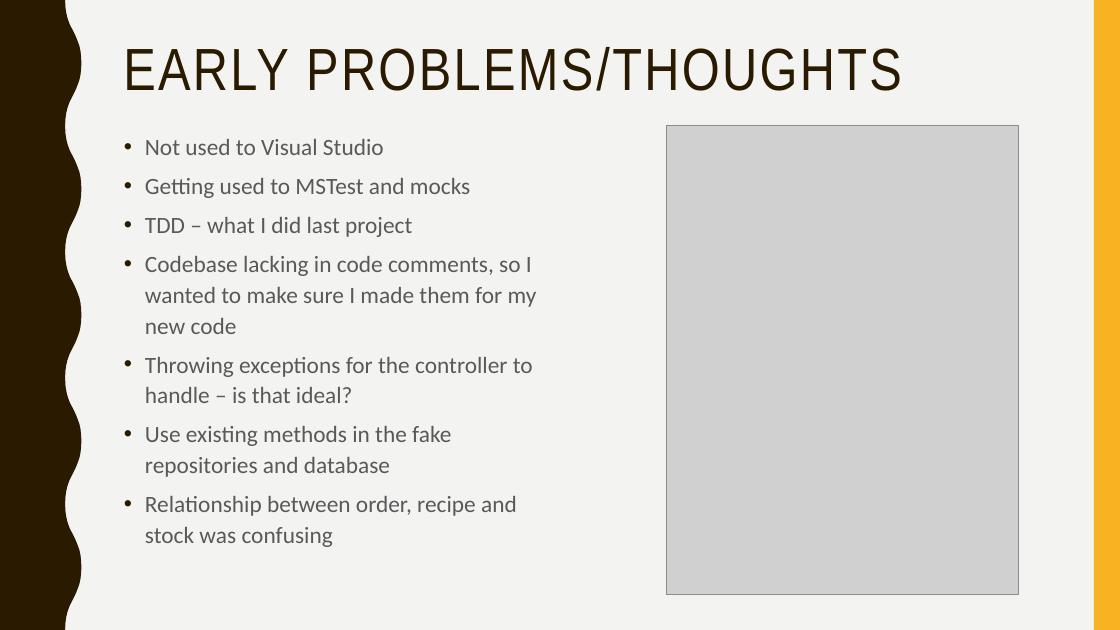
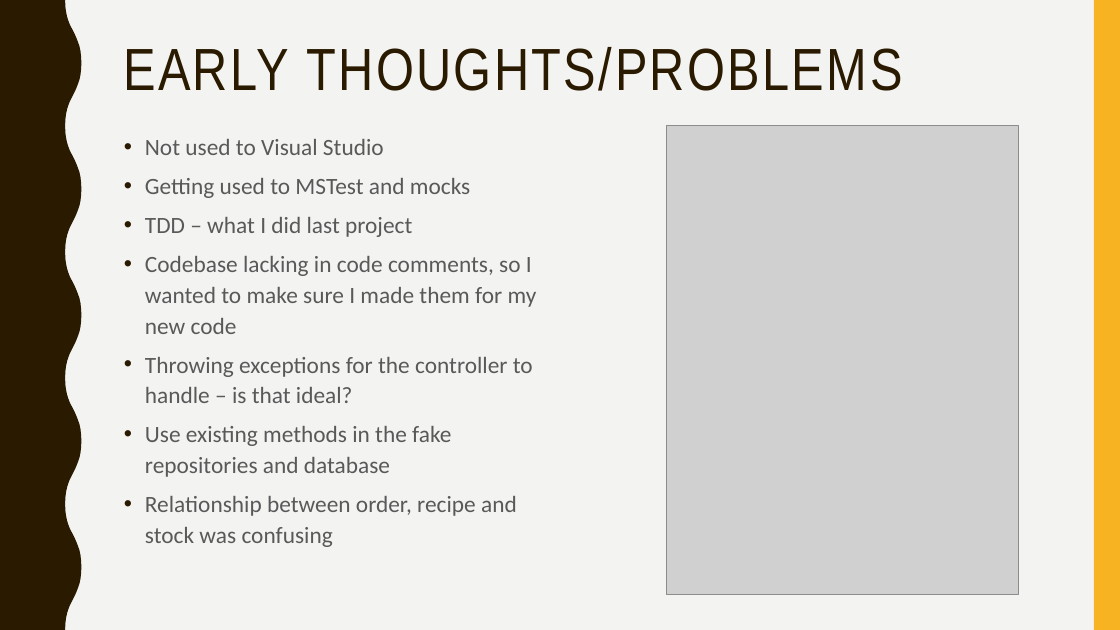
Before and after one commit to Exopi-Talent-Academy/PizzaSolutionRebekka, a slide deck: slide 2 of PizzaSolution Presentation.pptx. Drawn at 1120x630 pixels with LibreOffice and Linux fonts; fonts in the diff are those of the drawing; grey boxes stand for pictures. Boxes give left, top, right and bottom in pixels: in the first picture for what was removed or moved away, otherwise in the second. Text is boxed around its words. In the diff, an @@ line names an element or a change of style, - is before the commit and + after.

```diff
--- a/PizzaSolution Presentation.pptx
+++ b/PizzaSolution Presentation.pptx
@@ title at (123,47,903,91): text changed @@
-EARLY PROBLEMS/THOUGHTS
+EARLY THOUGHTS/PROBLEMS
```
Also in this commit, not shown: 7 other slides changed, 5 other files.
